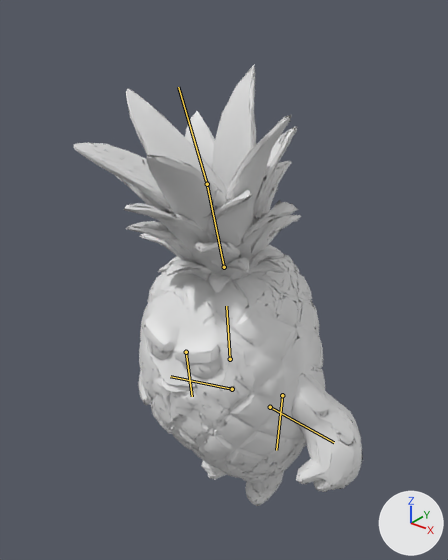
Two versions of the glTF model orchard/assets/models/rigged/pineapple.glb, one commit apart.
One viewpoint serves both versions: a 50 mm lens placed at (0.741, -0.949, 1.166), pointed at (-0.01, -0.01, 0.583). Every picture has the same lights, and +X, +Y and +Z are marked at lower right. The older version comes first. Both versions are drawn at frame 6 of the action 'punch'; the numbers are the values there. The bones that bend it are drawn over the model as lines.

Objects in the first picture: 'FruitBody'.
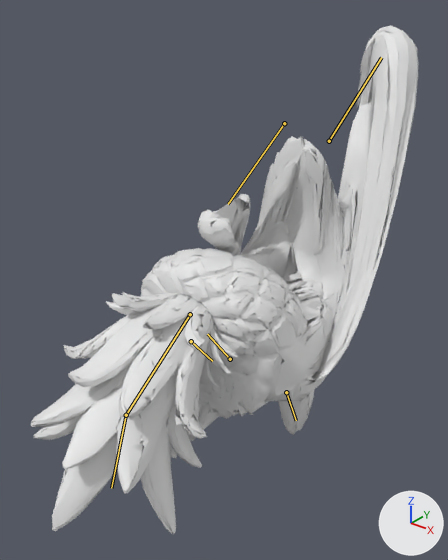
The edits, one by one:
Bone 'hips' (bone_hips) turns from (5, 0, 0) to (39, 0, -5) degrees about its own x, y and z.
Bone 'chest' (bone_chest) turns from (10, 0, 0) to (92, 0, -10) degrees about its own x, y and z.
Bone 'chest' (bone_chest) is rescaled from (1.0, 1.0, 1.0) to (0.93, 1.13, 0.93).
Bone 'head' (bone_head) turns from (6, 0, 0) to (51, 0, 0) degrees about its own x, y and z.
Bone 'shoulder.R' (bone_shoulder_r) turns from (5, 0, 0) to (-92, 0, 0) degrees about its own x, y and z.
Bone 'shoulder.L' (bone_shoulder_l) turns from (-5, 0, 0) to (92, 0, 0) degrees about its own x, y and z.

What differs and where, as boxes (x1, y1, x2, y2) in the pictures (448 x 560 px):
'FruitBody', posed (34% wider, 15% taller)
    before: (74, 64, 363, 506)
    after: (31, 25, 418, 535)
bone 'hips', root to tip
    before: (230, 359) to (226, 306)
    after: (230, 359) to (207, 334)
bone 'chest', root to tip
    before: (224, 267) to (207, 184)
    after: (190, 314) to (126, 415)
bone 'head', root to tip
    before: (207, 184) to (178, 87)
    after: (126, 415) to (111, 488)
bone 'shoulder.R', root to tip
    before: (270, 407) to (334, 442)
    after: (329, 141) to (381, 57)
bone 'shoulder.L', root to tip
    before: (232, 389) to (170, 376)
    after: (284, 123) to (228, 204)
